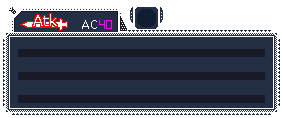
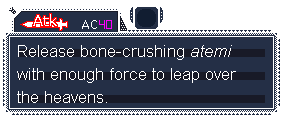
Before/after of a w=283, h=118 layered artwork. What changed in the layer stack:
added layer "Release bone-crushing atemi wi..." above "BG" over [17, 45, 236, 103]
